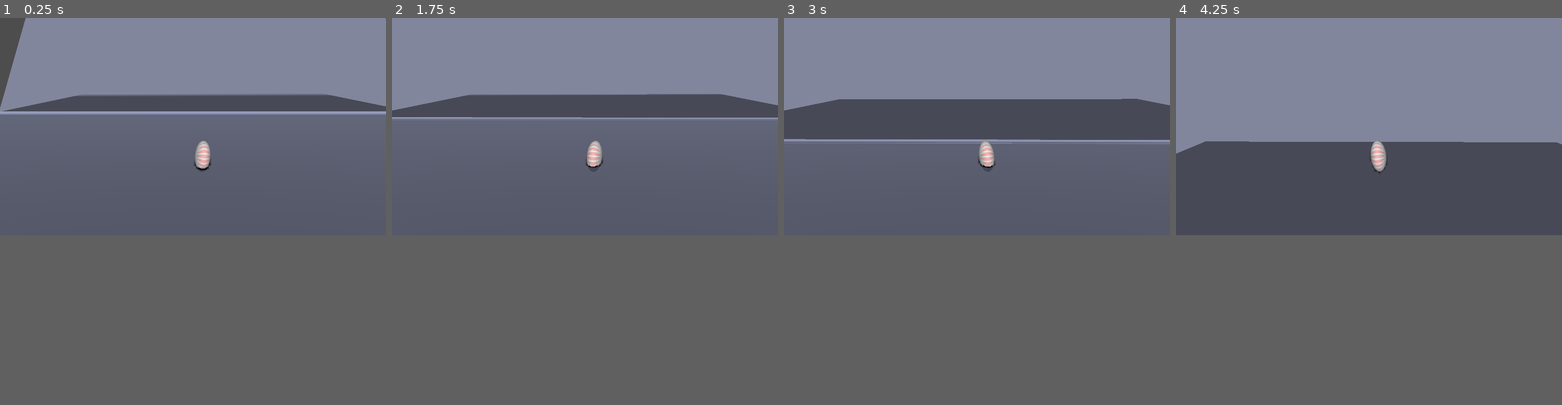
Above: before the commit, frames 1-4 (left to right).
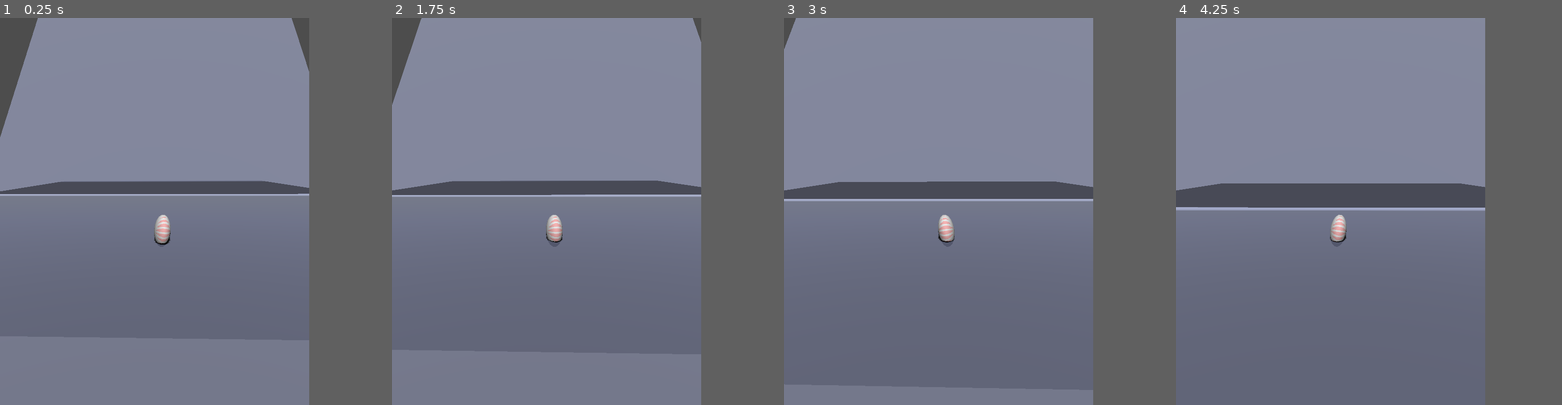
Above: after the commit, the same moments.

Repository: nergnezor/wheel
Game: Godot game, scene res://node_3d.tscn
Same seed, same stepped clock (60 frames per second), same inputs: the game is played once before the commit and once after it.
Inputs:
- Up to frame 1 (0.25 s): no input
- Up to frame 2 (1.75 s): tap Enter (ui_accept) at 0.5, 0.6, 0.77, 1.07, 1.35, 1.52 s; hold Right (ui_right) 0.53-1.28 s; hold Down (ui_down) from 1.28 s (still down)
- Up to frame 3 (3 s): tap Enter (ui_accept) at 1.82, 2.1, 2.85 s; release Down (ui_down) at 2.03 s; hold Right (ui_right) 2.03-2.78 s; hold Up (ui_up) from 2.78 s (still down)
- Up to frame 4 (4.25 s): tap Enter (ui_accept) at 3.02, 3.32, 3.6, 3.77, 4.07 s; release Up (ui_up) at 3.53 s; hold Left (ui_left) from 3.53 s (still down)
In our replay, the window is 799x449 before the commit and 640x800 after it. These sizes can differ from the game's own. Grey fills any space a smaller window leaves; there, only what the larger window draws over its background counts as a difference.

The runs differ from the first frame. In frame 1, 34% of the frame differs, in the area x 0-100%, y 0-60%; in frame 2, 34%; in frame 3, 31%; in frame 4, 21%.

Commit message:
try reset

Diff:
--- a/Camera3D.gd
+++ b/camera.gd
@@ -4,9 +4,11 @@
 
 @onready var player = get_node("../player")
 
+var initial_transform = null
 # Called when the node enters the scene tree for the first time.
 func _ready():
-	pass # Replace with function body.
+	# Store the initial camera transform for later use.
+	initial_transform = transform
 
 
 # Called every frame. 'delta' is the elapsed time since the previous frame.
@@ -18,8 +20,10 @@
 	# var player = get_node("/root/player")
 	if player == null:
 		return
-	print(player.global_transform.origin)
-	var target = player.global_transform.origin + Vector3(0, 20, 10)
+	if initial_transform == null:
+		return
+	# Set the camera offset from the initial offset.
+	var target = player.global_transform.origin + initial_transform.origin
 	var camera_pos = transform.origin
 	var camera_to_target = target - camera_pos
 	var camera_to_target_normal = camera_to_target.normalized()
--- a/node_3d.tscn
+++ b/node_3d.tscn
@@ -1,7 +1,7 @@
 [gd_scene load_steps=10 format=3 uid="uid://caxqbglkk60r5"]
 
 [ext_resource type="Shader" path="res://wireframe.gdshader" id="2_derep"]
-[ext_resource type="Script" path="res://Camera3D.gd" id="2_lbska"]
+[ext_resource type="Script" path="res://camera.gd" id="2_jiad7"]
 
 [sub_resource type="BoxShape3D" id="BoxShape3D_mevju"]
 size = Vector3(60, 1, 100)
@@ -34,7 +34,7 @@
 radial_segments = 20
 rings = 8
 
-[node name="main" type="Node3D"]
+[node name="world" type="Node3D"]
 
 [node name="mark" type="StaticBody3D" parent="."]
 transform = Transform3D(1, 0, 0, 0, 0.651038, 0.759043, 0, -0.759043, 0.651038, 0, -16.4282, -12.3211)
@@ -56,11 +56,13 @@
 mesh = SubResource("BoxMesh_aq5wg")
 skeleton = NodePath("../..")
 
-[node name="DirectionalLight3D" type="DirectionalLight3D" parent="."]
-transform = Transform3D(1, 0, 0, 0, 0.342988, 0.93934, 0, -0.93934, 0.342988, -4.72119, 11.4785, -0.545883)
+[node name="light" type="DirectionalLight3D" parent="."]
+transform = Transform3D(1, 1.15342e-06, -2.60825e-06, 2.62132e-06, -0.0114837, 0.999934, 1.12339e-06, -0.999934, -0.0114837, -4.72119, 21.5258, -0.739103)
 shadow_enabled = true
 
 [node name="player" type="RigidBody3D" parent="."]
+mass = 1000.0
+inertia = Vector3(651.51, 106.06, 106.06)
 
 [node name="CollisionShape3D" type="CollisionShape3D" parent="player"]
 shape = SubResource("SphereShape3D_o6jnk")
@@ -75,4 +77,4 @@
 current = true
 fov = 57.5
 near = 0.042
-script = ExtResource("2_lbska")
+script = ExtResource("2_jiad7")
--- a/player.gd
+++ b/player.gd
@@ -1,55 +1,30 @@
 extends CharacterBody3D
-
-
 const SPEED = 5.0
 const JUMP_VELOCITY = 4.5
-
-# Get the gravity from the project settings to be synced with RigidBody nodes.
 var gravity = ProjectSettings.get_setting("physics/3d/default_gravity")
-
-# Add camera to the player.
-# onready var camera = $Camera3D
-
-# Add camera to the player.
-# @onready var camera = $Camera3D
-
-# func _ready():
-# 	# Set the camera's translation to the player's translation.
-# 	#check if camera is not null
-# 	if camera:
-# 		camera.translation = Vector3(0, 5, velocity.z)
+var linear_velocity = Vector3()
+var start_position = Vector3()
+func _ready():
+	start_position = transform.origin
+	linear_velocity = Vector3()
 
 func _physics_process(delta):
-	# Add the gravity.
-	# if is_on_floor():
-	# 	# velocity.y *= 0.8
-	# 	print("on floor")
-	# else:
-	# 	velocity.y -= gravity * delta
-
-
-	# # Handle Jump.
-	# if Input.is_action_just_pressed("ui_accept") and is_on_floor():
-	# 	velocity.y = JUMP_VELOCITY
-
-	# Get the input direction and handle the movement/deceleration.
-	# As good practice, you should replace UI actions with custom gameplay actions.
 	var input_dir = Input.get_vector("ui_left", "ui_right", "ui_up", "ui_down")
 	var direction = (transform.basis * Vector3(input_dir.x, 0, 0)).normalized()
-	# if direction:
-		# Push the player in the direction of the input.
-		# this.add_force
-	# 	velocity.x = direction.x * SPEED
-	# 	velocity.z = direction.z * SPEED
-	# else:
-	# 	velocity.x = move_toward(velocity.x, 0, SPEED)
-	# 	velocity.z = move_toward(velocity.z, 0, SPEED)
 
-	# # print(velocity)
-	# move_and_slide()
-	# print(position)
+	linear_velocity = velocity
+	print(velocity)
+	# Reset to start position if too slow
+	if is_on_floor() and linear_velocity.length() < 10:
+		linear_velocity = Vector3()
+		transform.origin = start_position
+		velocity = Vector3()
+	else:
+		pass
 
-	# Make the camera follow the player.
-	#check if camera is not null
-	# if camera:
-	# 	camera.translation = Vector3(0, 0, velocity.z)
+	# Reset button
+	if Input.is_action_just_pressed("r"):
+		print("Reset")
+		linear_velocity = Vector3()
+		transform.origin = start_position
+		velocity = Vector3()
--- a/project.godot
+++ b/project.godot
@@ -15,7 +15,12 @@
 config/features=PackedStringArray("4.1", "GL Compatibility")
 config/icon="res://icon.svg"
 
+[display]
+
+window/size/viewport_width=1280
+window/size/viewport_height=2160
+window/size/borderless=true
+
 [rendering]
 
-renderer/rendering_method="mobile"
 renderer/rendering_method.mobile="gl_compatibility"
